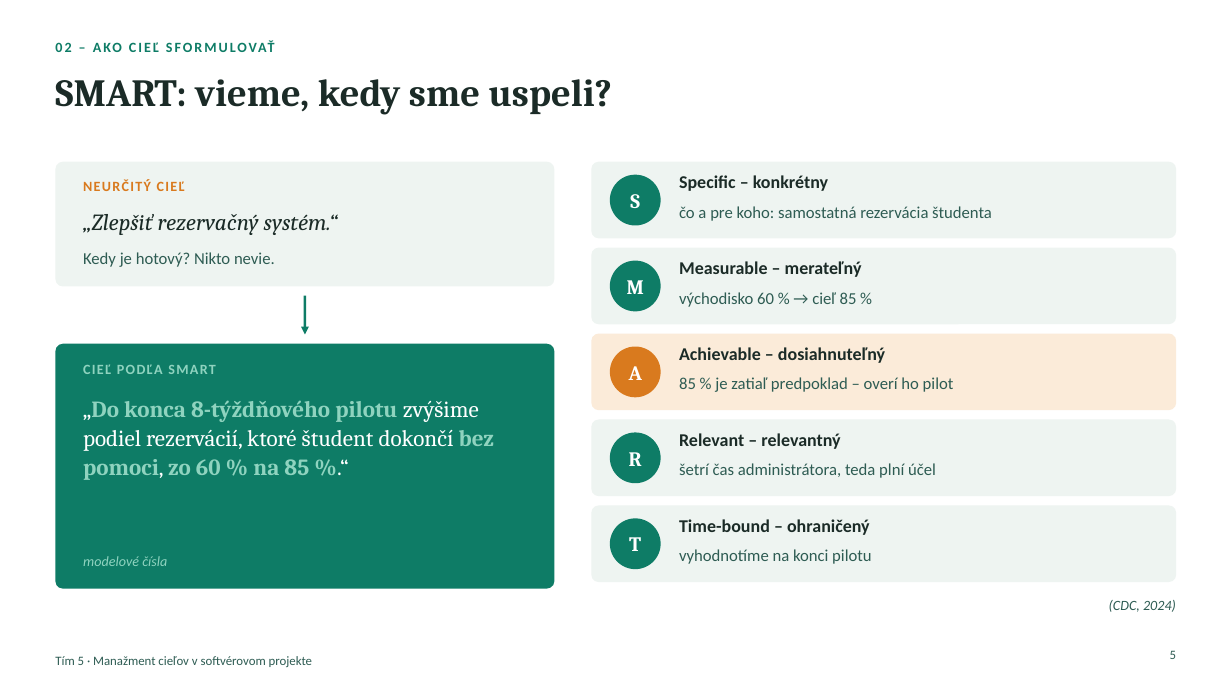
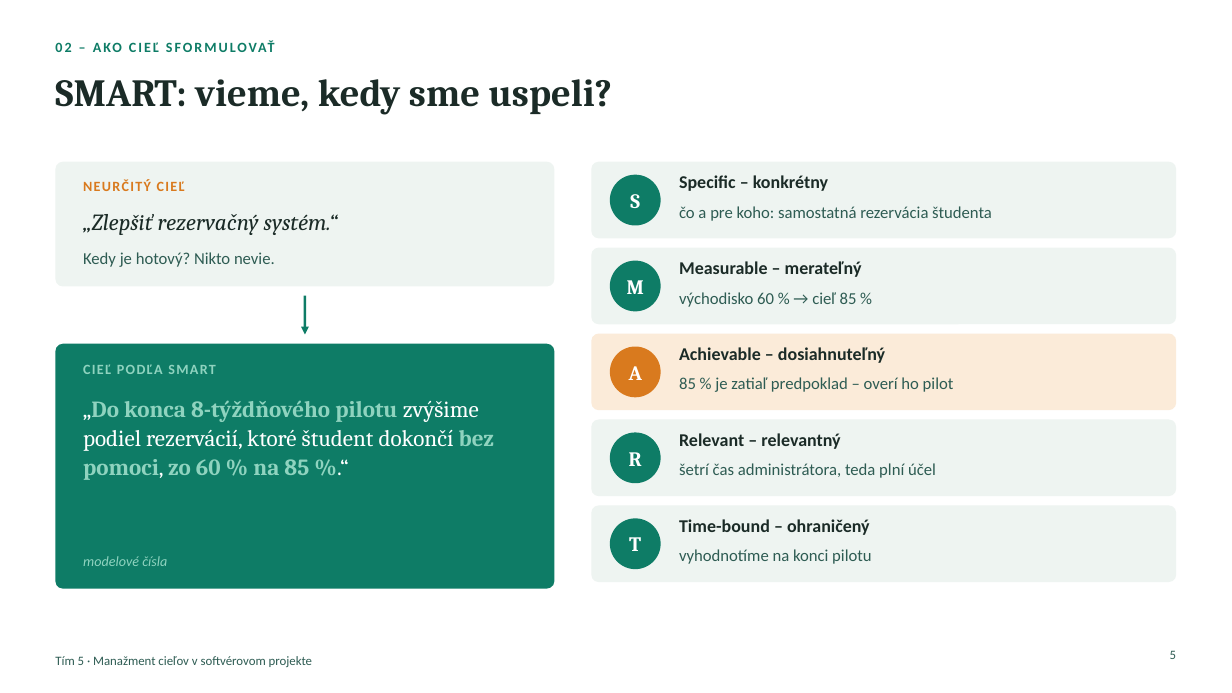
Before and after one commit to ADAMUSSO/MTS, a slide deck: slide 5 of Prezentacie/Manažment cieľov – prezentácia.pptx. Drawn at 1232x693 pixels with LibreOffice and Linux fonts; fonts in the diff are those of the drawing. Boxes give left, top, right and bottom in pixels: in the first picture for what was removed or moved away, otherwise in the second. Text is boxed around its words. In the diff, an @@ line names an element or a change of style, - is before the commit and + after.

```diff
--- a/Prezentacie/Manažment cieľov – prezentácia.pptx
+++ b/Prezentacie/Manažment cieľov – prezentácia.pptx
@@ text removed at box(1109, 600, 1176, 612) @@
-(CDC, 2024)
```
Also in this commit, not shown: 5 other slides changed, 2 other files.
